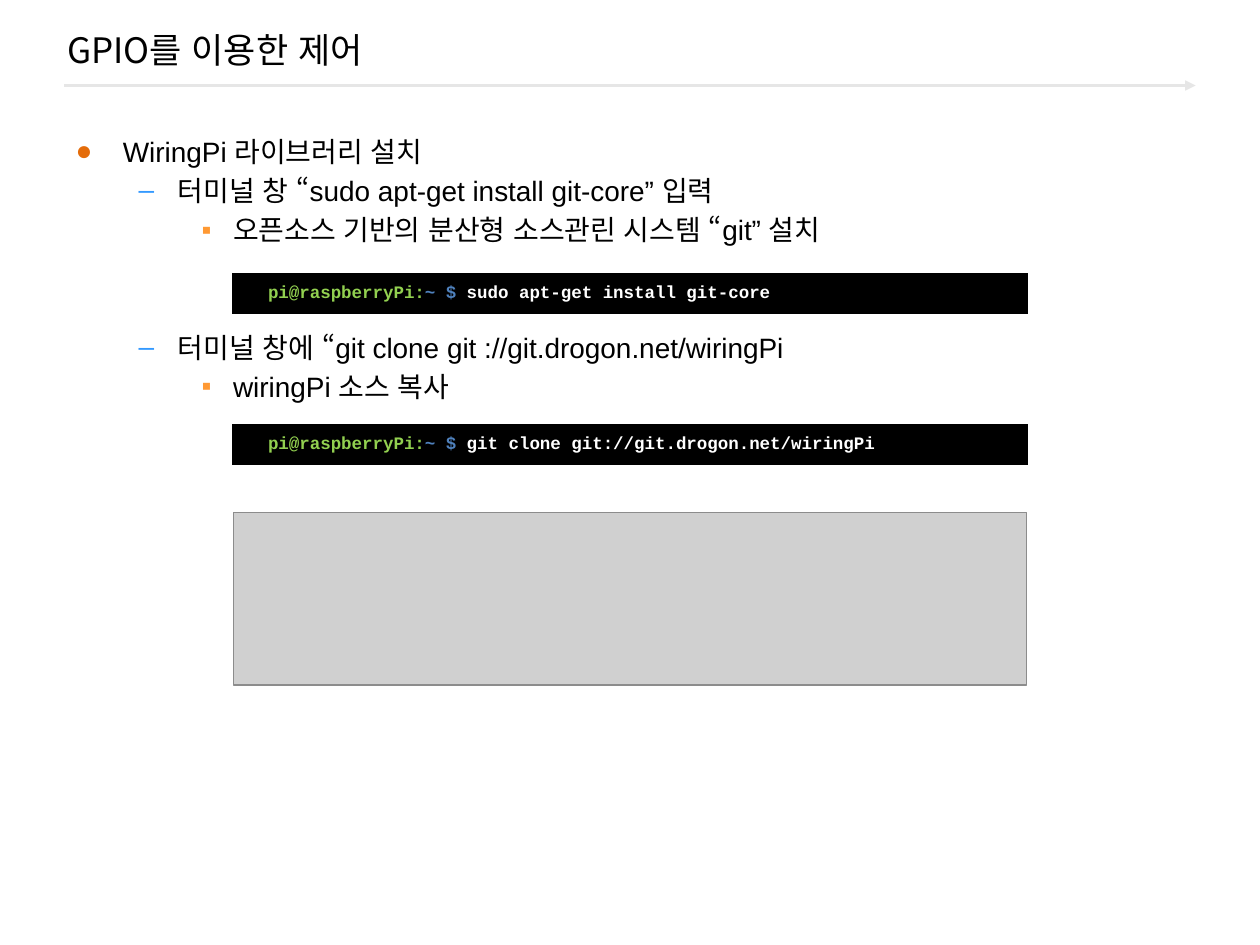
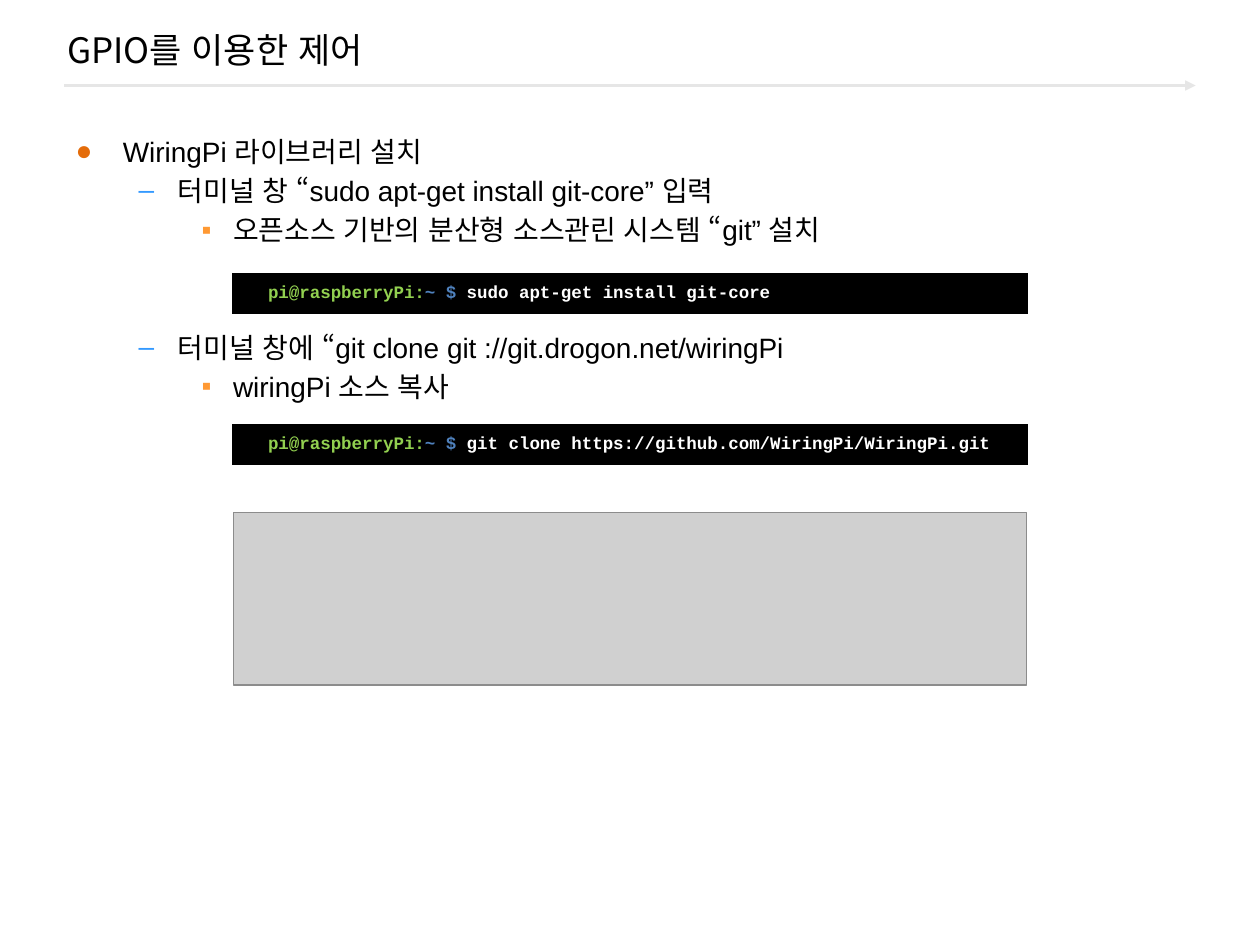
Before and after one commit to freshmea/deagu_ktca, a slide deck: slide 5 of text_ppt/라즈베리파이_IoT_03.pptx. Drawn at 1260x945 pixels with LibreOffice and Linux fonts; fonts in the diff are those of the drawing; grey boxes stand for pictures; background and template pictures are left out. Boxes give left, top, right and bottom in pixels: in the first picture for what was removed or moved away, otherwise in the second. Text is boxed around its words. In the diff, an @@ line names an element or a change of style, - is before the commit and + after.

```diff
--- a/text_ppt/라즈베리파이_IoT_03.pptx
+++ b/text_ppt/라즈베리파이_IoT_03.pptx
@@ table at (233, 425, 1027, 464) @@
-row 1, column 1: pi@raspberryPi:~ $ git clone git://git.drogon.net/wiringPi
+row 1, column 1: pi@raspberryPi:~ $ git clone https://github.com/WiringPi/WiringPi.git
```
Also in this commit, not shown: 2 other files.
